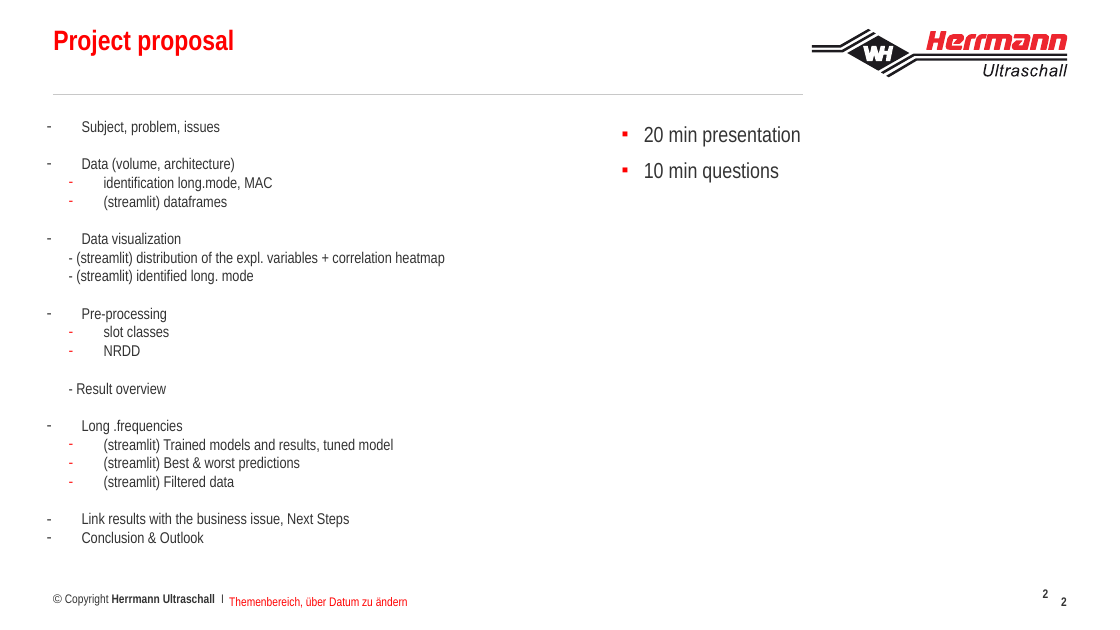
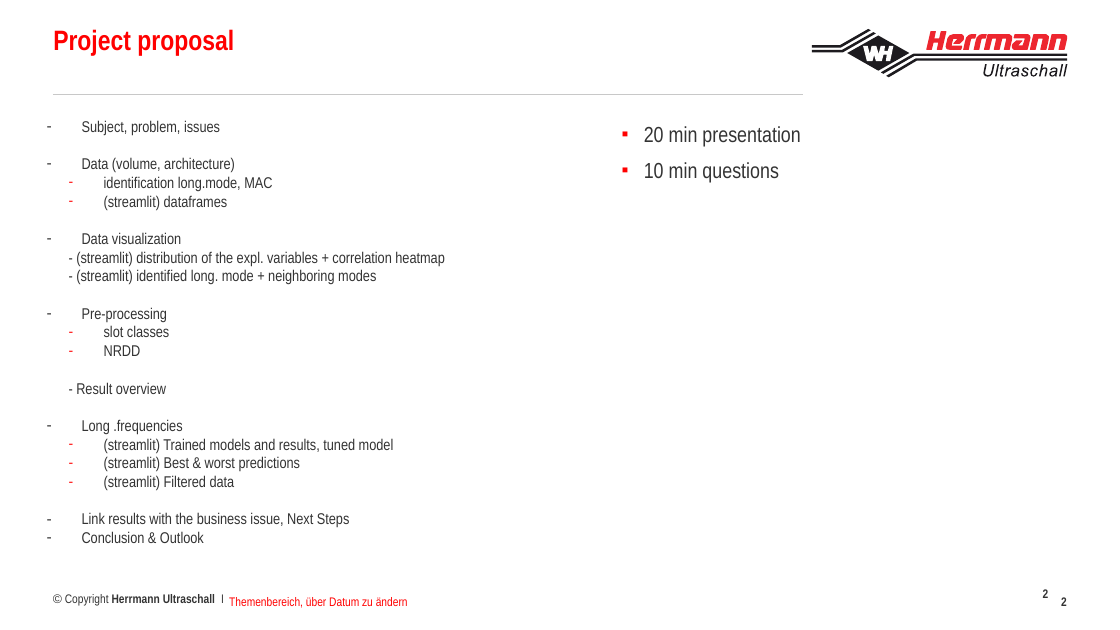
Before and after one commit to francoisbrouet/sep24_cds_int_us-welding, a slide deck: slide 2 of defense/Project defense Francois Brouet.pptx. Drawn at 1120x630 pixels with LibreOffice and Linux fonts; fonts in the diff are those of the drawing; background and template pictures are left out. Boxes give left, top, right and bottom in pixels: in the first picture for what was removed or moved away, otherwise in the second. Text is boxed around its words. In the diff, an @@ line names an element or a change of style, - is before the commit and + after.

```diff
--- a/defense/Project defense Francois Brouet.pptx
+++ b/defense/Project defense Francois Brouet.pptx
@@ text at (76, 269, 376, 284): text changed @@
-  - (streamlit) identified long. mode
+  - (streamlit) identified long. mode + neighboring modes
```
Also in this commit, not shown: 1 slide added, 2 other files.
